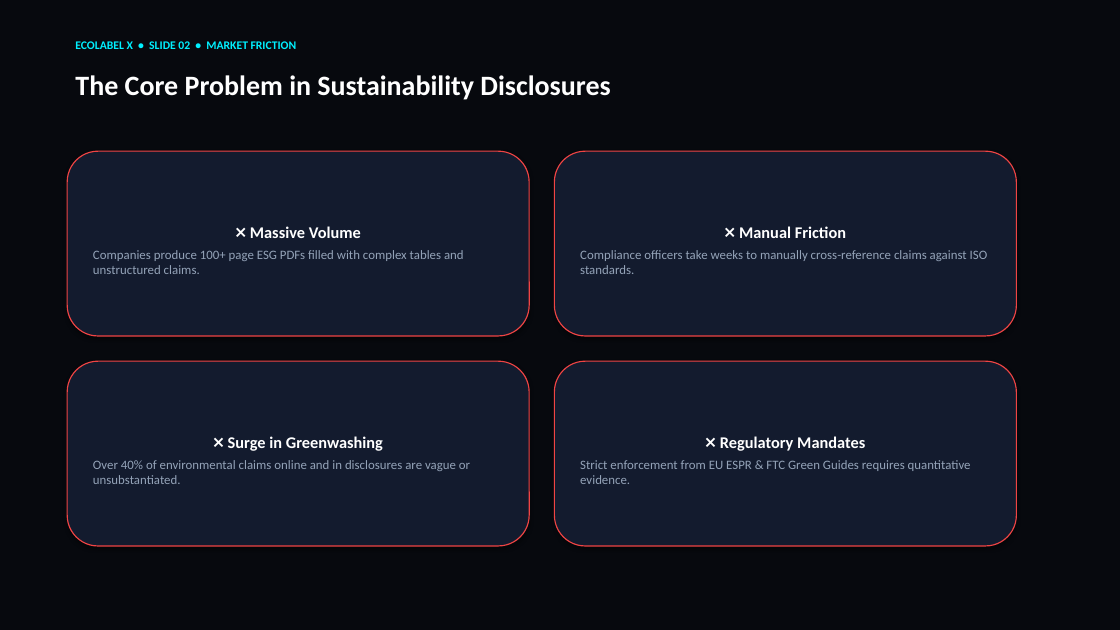
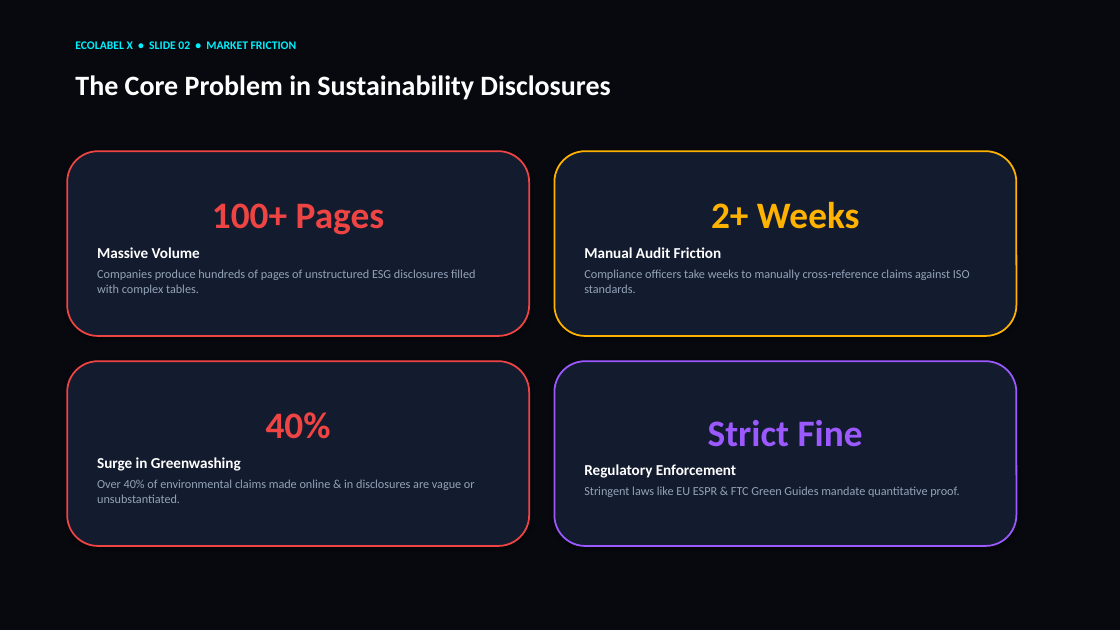
Before and after one commit to mohamedidhris777/eco-label, a slide deck: slide 2 of EcoLabel_X_Hackathon_Presentation.pptx. Drawn at 1120x630 pixels with LibreOffice and Linux fonts; fonts in the diff are those of the drawing. Boxes give left, top, right and bottom in pixels: in the first picture for what was removed or moved away, otherwise in the second. Text is boxed around its words. In the diff, an @@ line names an element or a change of style, - is before the commit and + after.

```diff
--- a/EcoLabel_X_Hackathon_Presentation.pptx
+++ b/EcoLabel_X_Hackathon_Presentation.pptx
@@ rounded rectangle "100+ Pages" at [67, 151, 529, 336]: outline #EF4444 1 pt to #EF4444 1.5 pt @@
@@ rounded rectangle "2+ Weeks" at [555, 151, 1017, 336]: outline #EF4444 1 pt to #FFB300 1.5 pt @@
@@ text in rounded rectangle at [97, 203, 475, 295]: text changed; size 11 to 10.5 pt @@
-❌ Massive Volume
-Companies produce 100+ page ESG PDFs filled with complex tables and unstructured claims.
+100+ Pages
+Massive Volume
+Companies produce hundreds of pages of unstructured ESG disclosures filled with complex tables.
@@ text in rounded rectangle at [584, 201, 860, 258]: text changed; size 14 to 13 pt @@
-❌ Manual Friction
+2+ Weeks
+Manual Audit Friction
@@ text in rounded rectangle at [584, 269, 970, 293]: size 11 to 10.5 pt in "Compliance officers take weeks to manually cross-reference ..." @@
@@ rounded rectangle "40%" at [67, 361, 529, 546]: outline #EF4444 1 pt to #EF4444 1.5 pt @@
@@ rounded rectangle "Strict Fine" at [555, 361, 1017, 546]: outline #EF4444 1 pt to #9B59FF 1.5 pt @@
@@ text in rounded rectangle at [97, 412, 475, 503]: text changed; size 11 to 10.5 pt @@
-❌ Surge in Greenwashing
-Over 40% of environmental claims online and in disclosures are vague or unsubstantiated.
+40%
+Surge in Greenwashing
+Over 40% of environmental claims made online & in disclosures are vague or unsubstantiated.
@@ text in rounded rectangle at [584, 420, 959, 497]: text changed; size 11 to 10.5 pt @@
-❌ Regulatory Mandates
-Strict enforcement from EU ESPR & FTC Green Guides requires quantitative evidence.
+Strict Fine
+Regulatory Enforcement
+Stringent laws like EU ESPR & FTC Green Guides mandate quantitative proof.
```
Also in this commit, not shown: 24 other slides changed, 2 other files.
